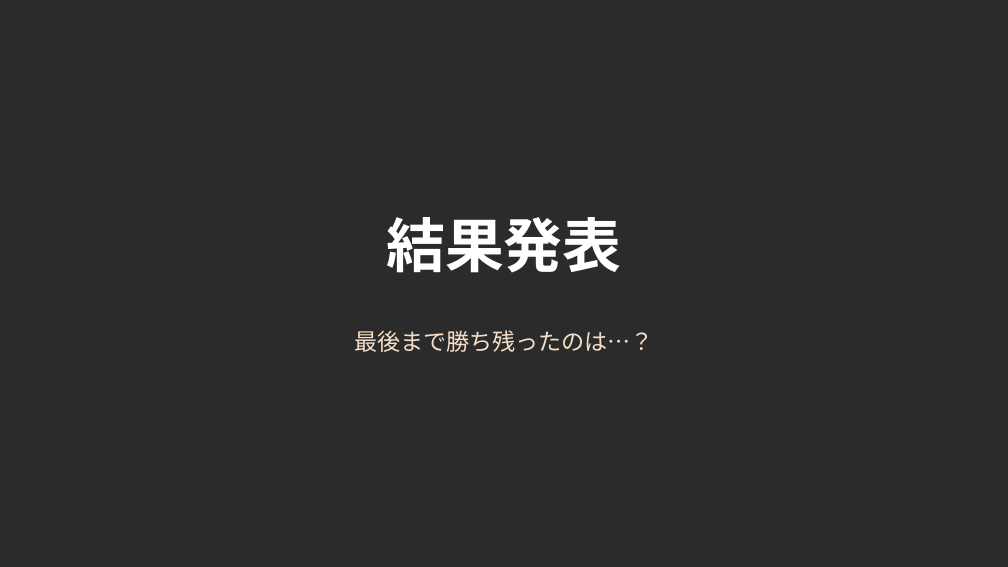
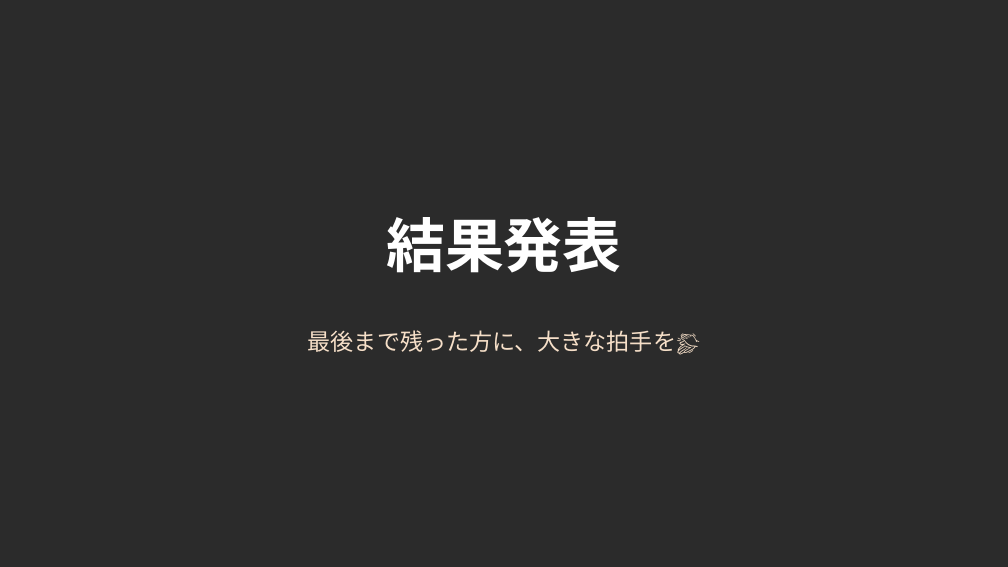
Before and after one commit to st01ohn03-coder/simple-alarm, a slide deck: slide 37 of wedding-deck/build/結婚式_2択クイズ＆ビンゴ.pptx. Drawn at 1008x567 pixels with LibreOffice and Linux fonts; fonts in the diff are those of the drawing; background and template pictures are left out; a plain dark background stands for a picture behind light text. Boxes give left, top, right and bottom in pixels: in the first picture for what was removed or moved away, otherwise in the second. Text is boxed around its words. In the diff, an @@ line names an element or a change of style, - is before the commit and + after.

```diff
--- a/wedding-deck/build/結婚式_2択クイズ＆ビンゴ.pptx
+++ b/wedding-deck/build/結婚式_2択クイズ＆ビンゴ.pptx
@@ text at <box>308,330,700,355</box>: text changed @@
-最後まで勝ち残ったのは…？
+最後まで残った方に、大きな拍手を👏
```
Also in this commit, not shown: 1 slide removed, 5 other files.
